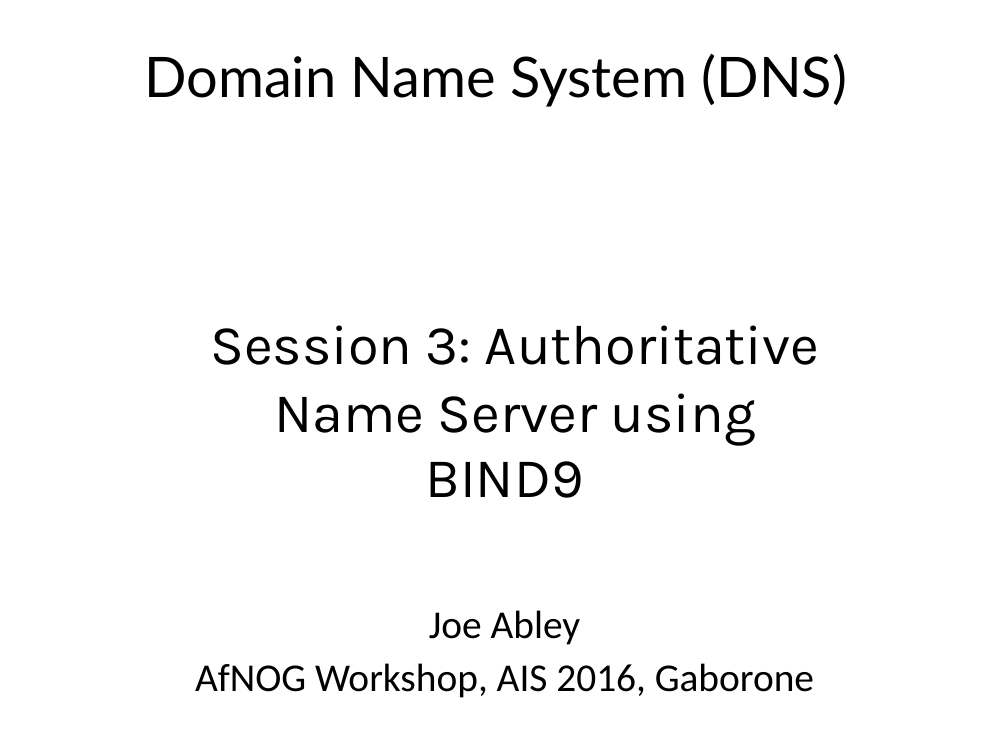
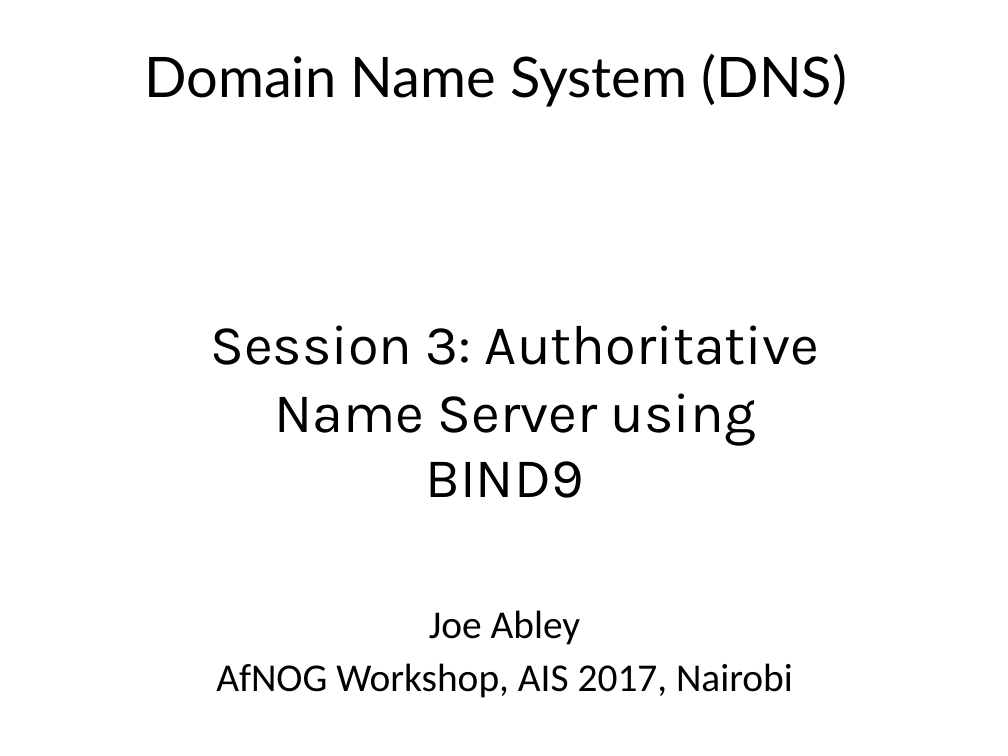
Before and after one commit to afnog/afnog.github.io, a slide deck: slide 1 of sse/dns/dns3-presentation.pptx. Drawn at 1008x756 pixels with LibreOffice and Linux fonts; fonts in the diff are those of the drawing; background and template pictures are left out. Boxes give left, top, right and bottom in pixels: in the first picture for what was removed or moved away, otherwise in the second. Text is boxed around its words. In the diff, an @@ line names an element or a change of style, - is before the commit and + after.

Commit message:
autocommit by Makefile

```diff
--- a/sse/dns/dns3-presentation.pptx
+++ b/sse/dns/dns3-presentation.pptx
@@ text at box(216, 663, 793, 698): text changed @@
-AfNOG Workshop, AIS 2016, Gaborone
+AfNOG Workshop, AIS 2017, Nairobi
```
